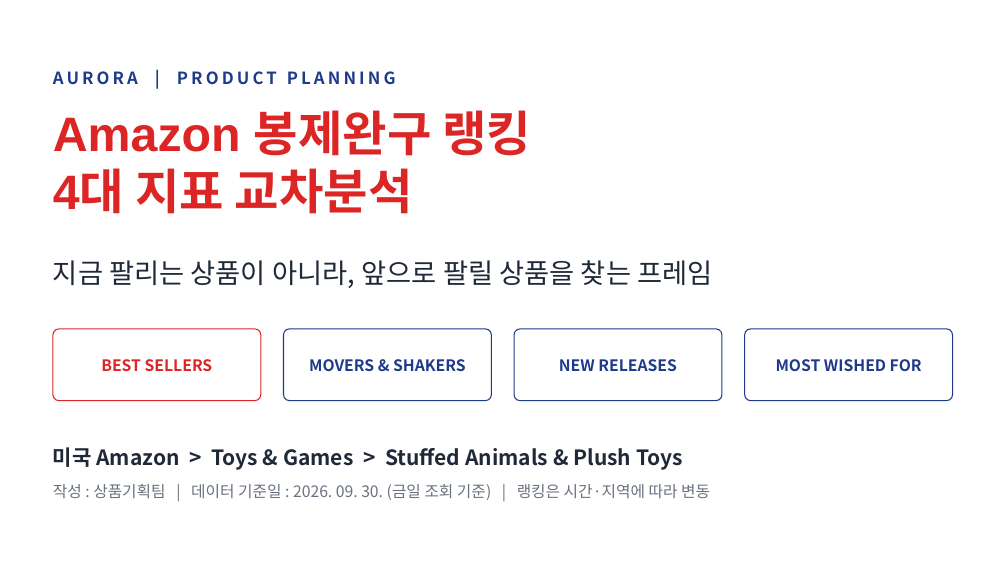
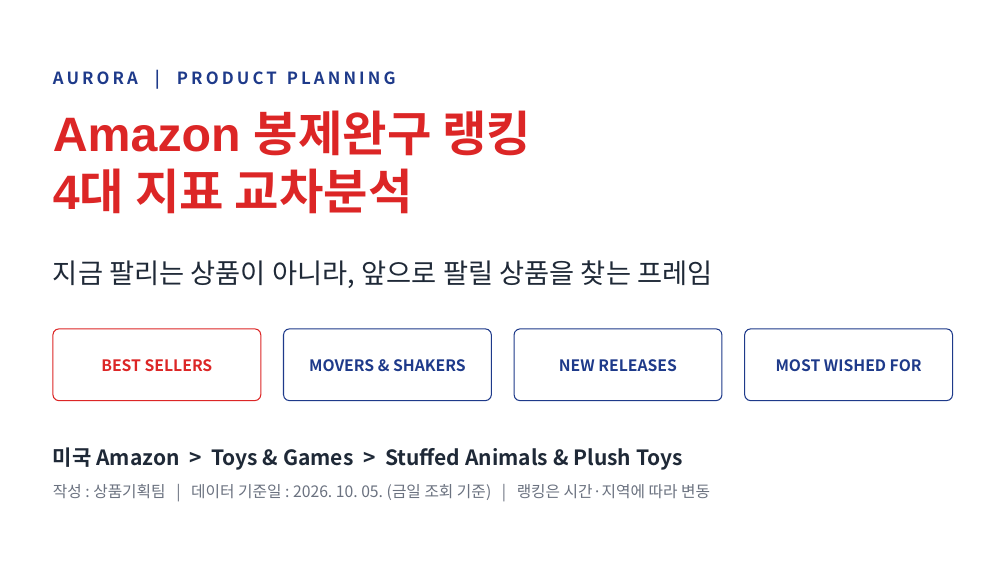
Before and after one commit to JOHENRIM/notion, a slide deck: slide 1 of reports/Aurora_Amazon_Plush_Ranking_Analysis.pptx. Drawn at 1008x567 pixels with LibreOffice and Linux fonts; fonts in the diff are those of the drawing. Boxes give left, top, right and bottom in pixels: in the first picture for what was removed or moved away, otherwise in the second. Text is boxed around its words. In the diff, an @@ line names an element or a change of style, - is before the commit and + after.

```diff
--- a/reports/Aurora_Amazon_Plush_Ranking_Analysis.pptx
+++ b/reports/Aurora_Amazon_Plush_Ranking_Analysis.pptx
@@ text at [53,484,710,500]: text changed @@
-작성 : 상품기획팀 | 데이터 기준일 : 2026. 09. 30. (금일 조회 기준) | 랭킹은 시간·지역에 따라 변동
+작성 : 상품기획팀 | 데이터 기준일 : 2026. 10. 05. (금일 조회 기준) | 랭킹은 시간·지역에 따라 변동
```
Also in this commit, not shown: 8 other slides changed, 2 other files.
